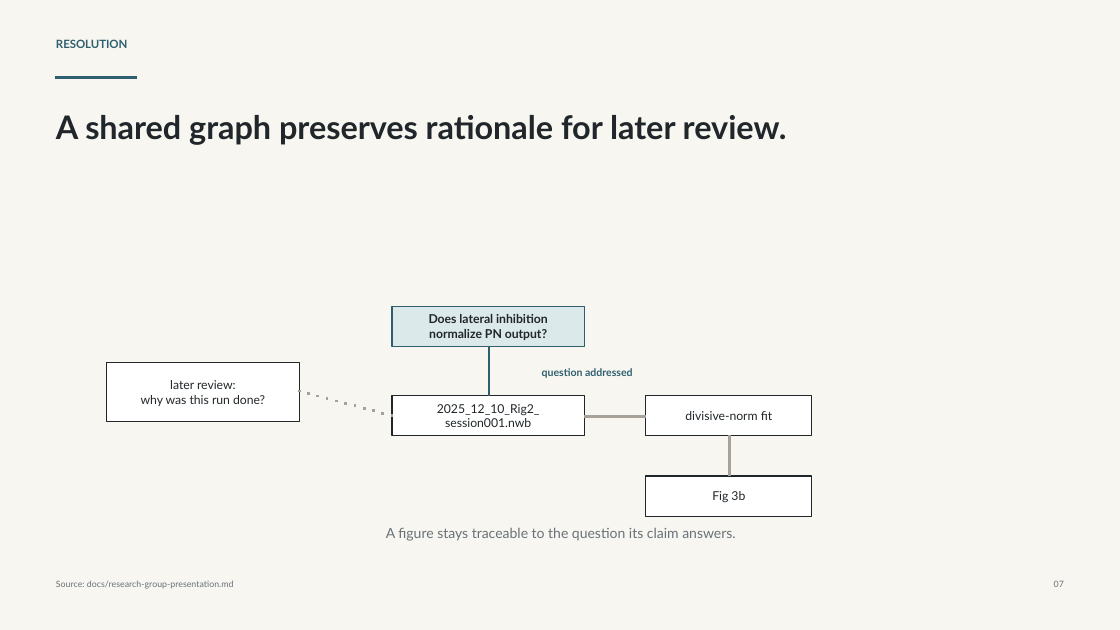
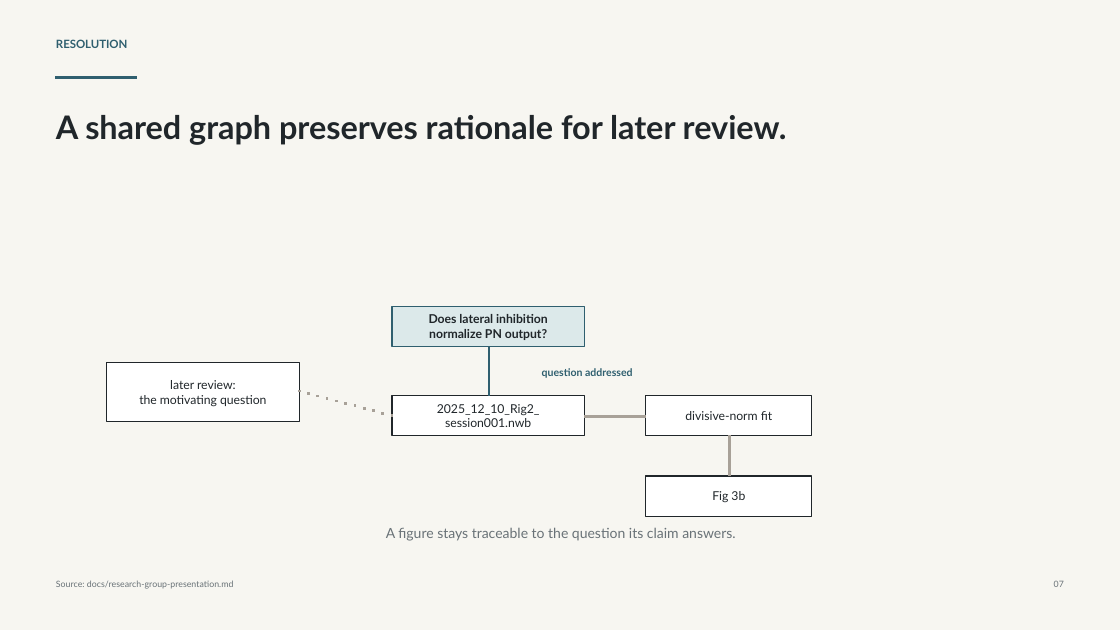
Before and after one commit to SamuelBrudner/lab-tracker, a slide deck: slide 7 of outputs/019e93bf-5861-7ba2-af6a-d3677b8793cd/presentations/lab-tracker-research-group/output/lab-tracker-research-group-presentation.pptx. Drawn at 1120x630 pixels with LibreOffice and Linux fonts; fonts in the diff are those of the drawing. Boxes give left, top, right and bottom in pixels: in the first picture for what was removed or moved away, otherwise in the second. Text is boxed around its words. In the diff, an @@ line names an element or a change of style, - is before the commit and + after.

```diff
--- a/outputs/019e93bf-5861-7ba2-af6a-d3677b8793cd/presentations/lab-tracker-research-group/output/lab-tracker-research-group-presentation.pptx
+++ b/outputs/019e93bf-5861-7ba2-af6a-d3677b8793cd/presentations/lab-tracker-research-group/output/lab-tracker-research-group-presentation.pptx
@@ text at <box>139,395,266,407</box>: text changed @@
-why was this run done?
+the motivating question
```
Also in this commit, not shown: 10 other slides changed, 2 other files.
